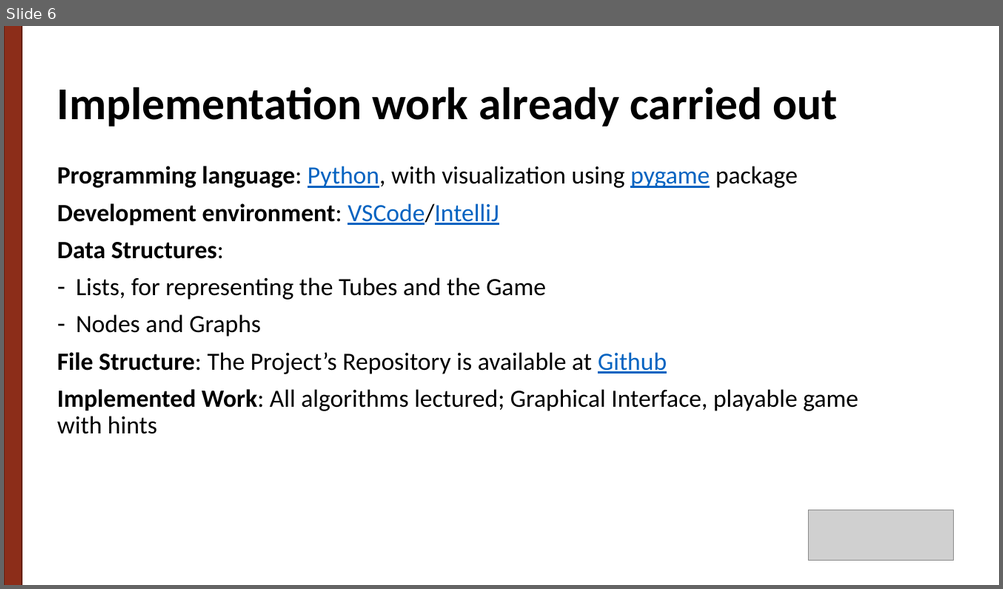
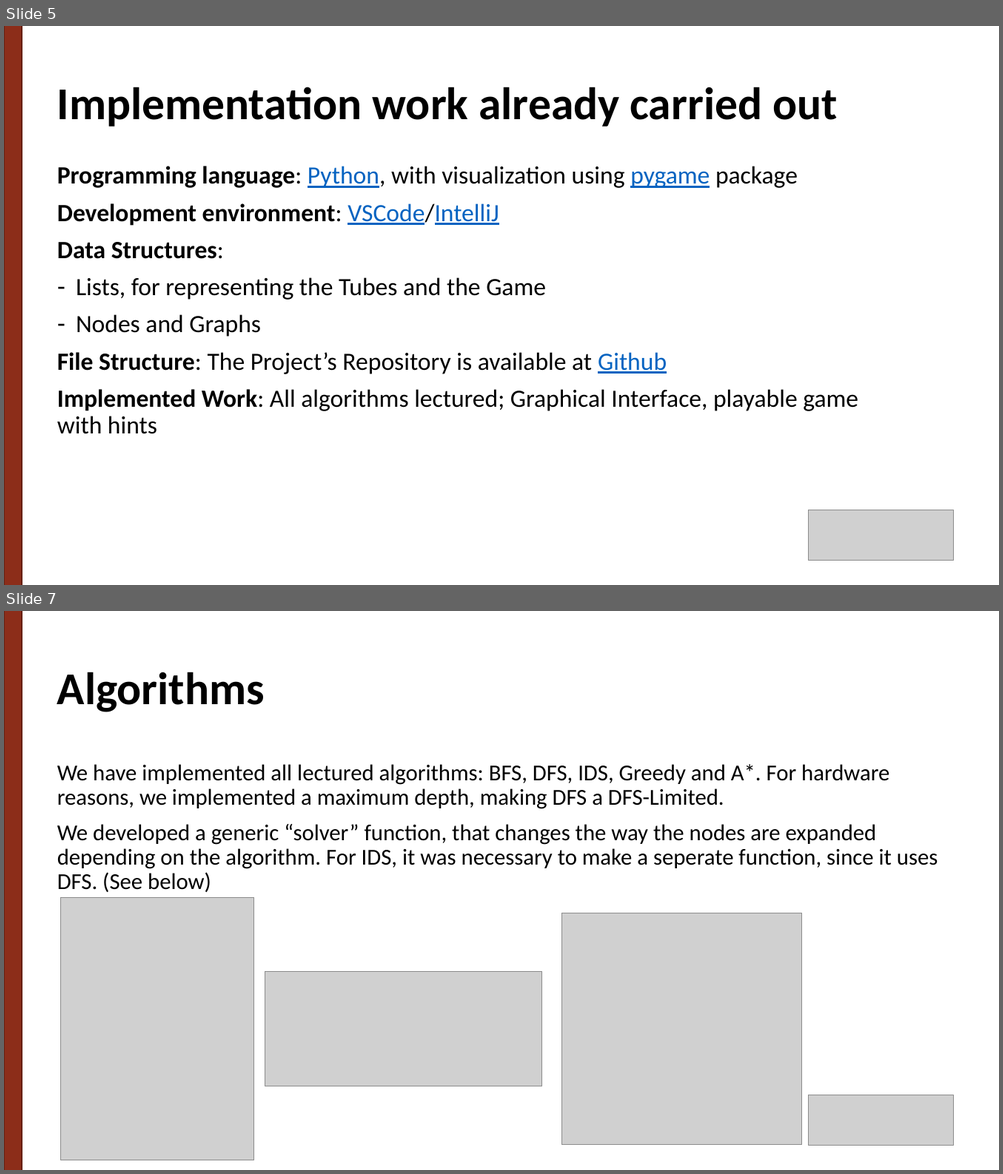
Before and after one commit to g-batalhao-a/IART, a slide deck: Project1/docs/Ball Sort Puzzle.pptx. Shown one above the other, each under a label of ours: slide 6 before the commit, slides 5 and 7 after it; the slides between them are not shown. The pictures are 1003x589 and 1003x1174 pixels, drawn with LibreOffice and Linux fonts; fonts in the diff are those of the drawing; grey boxes stand for pictures. Boxes give left, top, right and bottom in pixels: in the first picture for what was removed or moved away, otherwise in the second. Text is boxed around its words. In the diff, an @@ line names an element or a change of style, - is before the commit and + after.

```diff
--- a/Project1/docs/Ball Sort Puzzle.pptx
+++ b/Project1/docs/Ball Sort Puzzle.pptx
@@ slide 7 added at (4,611,999,1170), background #FFFFFF @@
@@ rectangle added at (4,611,22,1170), fill #8C2D19, outline #682112 1 pt @@
@@ title added at (57,672,264,712), 44 pt, text #000000, bold @@
+Algorithms
@@ text added at (57,764,937,892), 22 pt, text #000000 @@
+We have implemented all lectured algorithms: BFS, DFS, IDS, Greedy and A*. For hardware reasons, we implemented a maximum depth, making DFS a DFS-Limited.
+We developed a generic “solver” function, that changes the way the nodes are expanded depending on the algorithm. For IDS, it was necessary to make a seperate function, since it uses DFS. (See below)
@@ picture added at (61,897,254,1161) @@
@@ picture added at (562,913,802,1145) @@
@@ picture added at (265,972,542,1086) @@
@@ picture added at (808,1095,953,1145) @@
@@ what was slide 6 is now slide 5 @@
```
Also in this commit, not shown: 1 slide changed, 4 other slides added, 2 other files.
